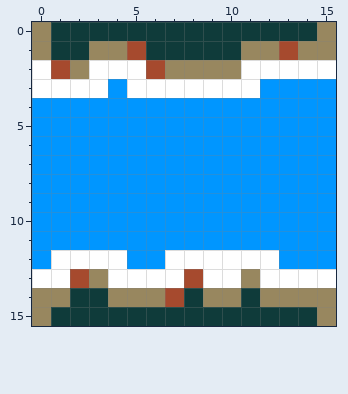
Two states of a pixel-art file, ProjectMicro/Assets/Art/Tiles/Water_EW.aseprite. The first picture shows the starting point.
16x16 pixels, 1 frame.
After the commit:
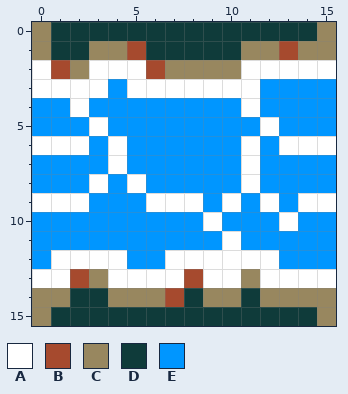
Palette (. is transparent): A #ffffff  B #a64a2e  C #98875f  D #0f3b3a  E #0096ff
Author's note on the commit: Make water tile cells bigger
Difference:
Colour A replaces colour E in row 4 at x 2 and 11; in row 5 at x 3 and 12; in row 6 at x 0 to 2, 4, 11 and 13 to 15; in row 7 at x 4 and 11; in row 8 at x 3, 5 and 11; in row 9 at x 0 to 2, 6 to 8, 10, 12 and 14 to 15.
Colour A replaces colour E in row 10 at x 9 and 13; in row 11 at x 10.
